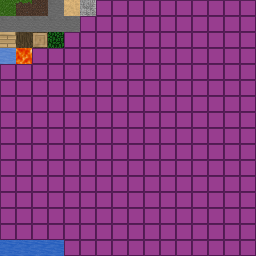
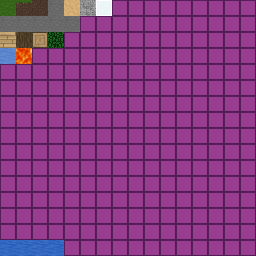
Before/after of a 256×256 layered artwork. What changed in the layer stack:
added layer "glass" (25%) above "grass top" over [96, 0, 112, 16]
added layer "grass top" above "atlas.png" over [16, 0, 32, 4]
painted on "atlas.png" over [0, 0, 112, 47]
